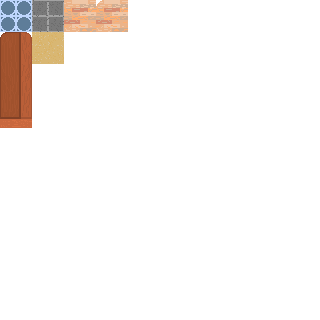
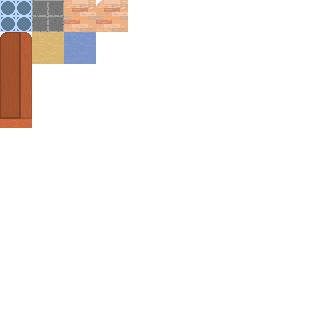
Before/after of a 320 x 320 layered artwork. What changed in the layer stack:
pixels changed over [left=36, top=32, right=96, bottom=64] (layer not identified)
